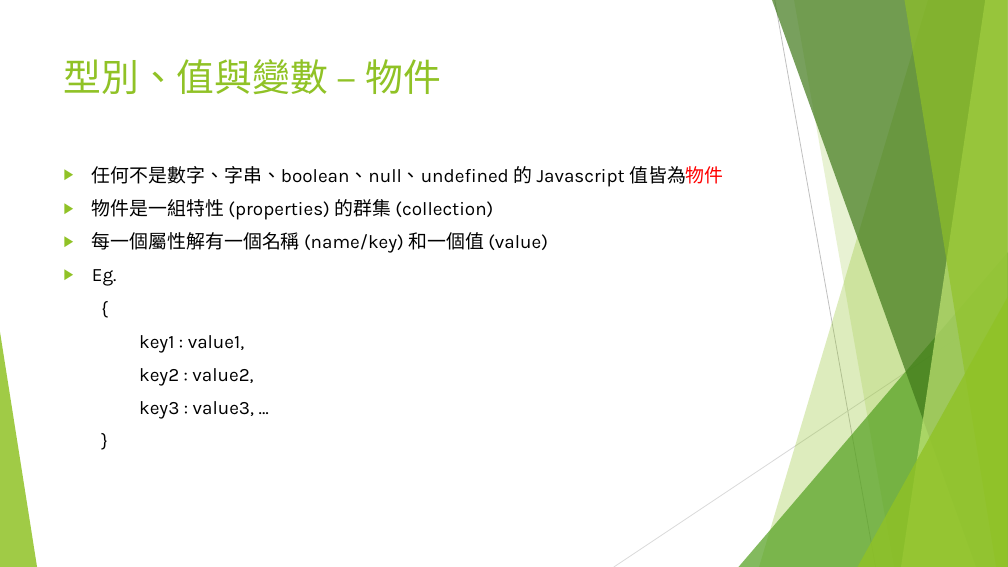
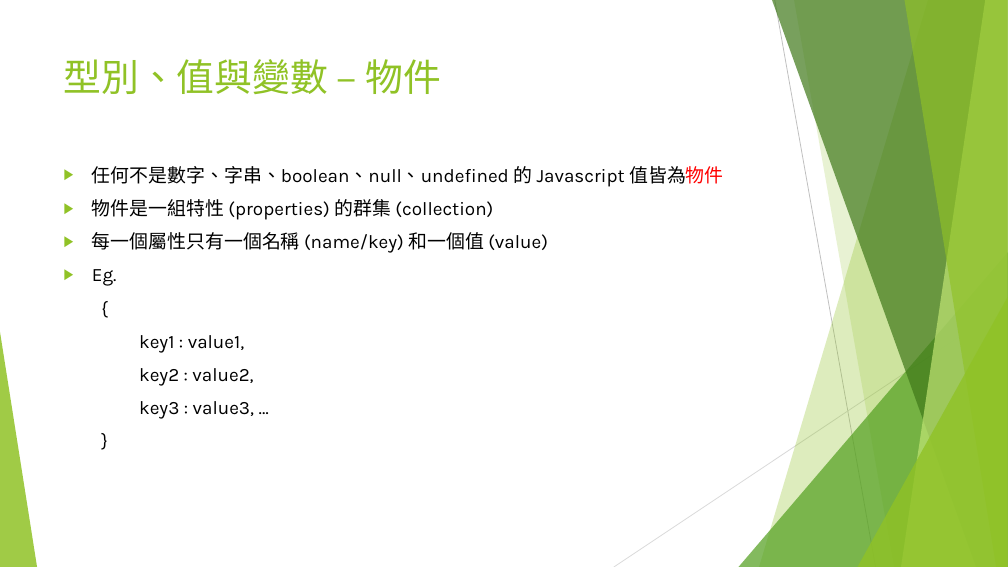
Before and after one commit to adennis1984/IntroduceWebFrontEnd, a slide deck: slide 22 of Part-1-Type-Value-Variable/Web 前端入門(一).pptx. Drawn at 1008x567 pixels with LibreOffice and Linux fonts; fonts in the diff are those of the drawing. Boxes give left, top, right and bottom in pixels: in the first picture for what was removed or moved away, otherwise in the second. Text is boxed around its words. In the diff, an @@ line names an element or a change of style, - is before the commit and + after.

```diff
--- a/Part-1-Type-Value-Variable/Web 前端入門(一).pptx
+++ b/Part-1-Type-Value-Variable/Web 前端入門(一).pptx
@@ text at (x1=92, y1=232, x2=548, y2=253): text changed @@
-▶ 每一個屬性解有一個名稱 (name/key) 和一個值 (value)
+▶ 每一個屬性只有一個名稱 (name/key) 和一個值 (value)
```
Also in this commit, not shown: 4 other slides changed.
